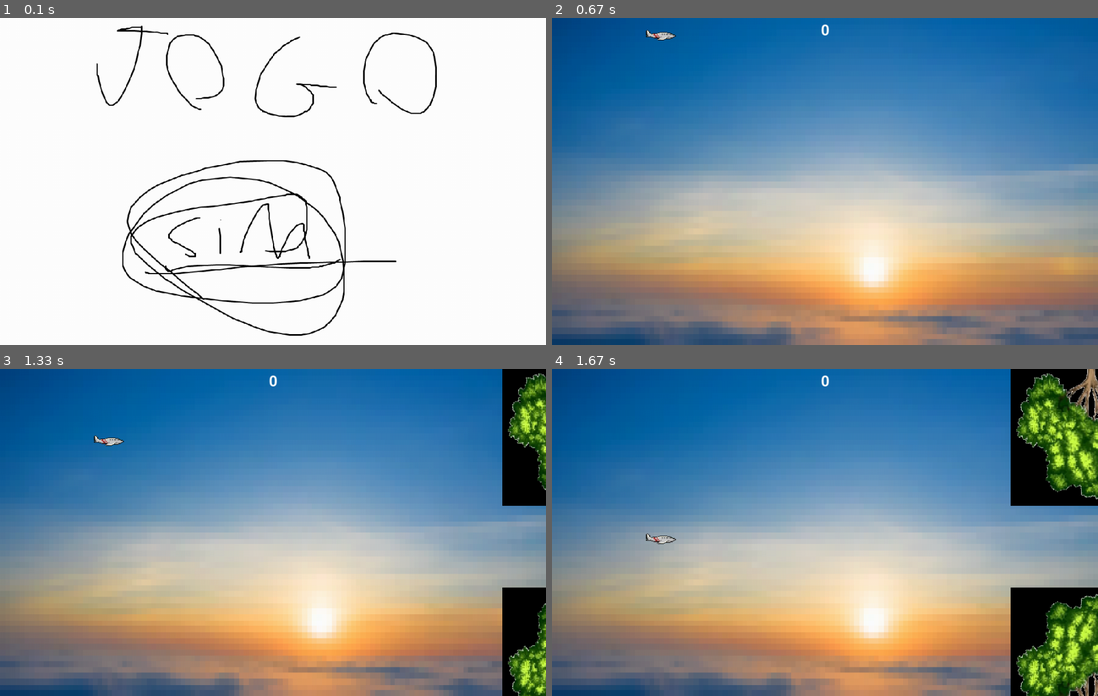
Above: before the commit, frames 1-4 (two rows, left to right).
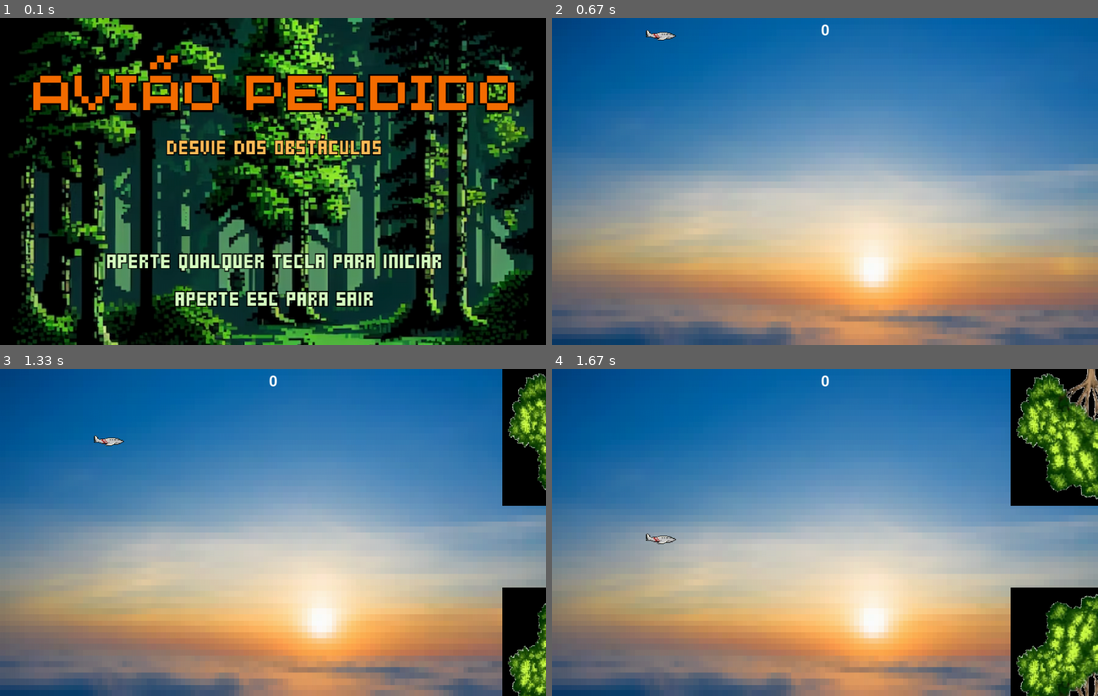
Above: after the commit, the same moments.

Repository: thomaskmk/PyGame
Game: pygame game, started from jogo.py
Two runs of this game, one before a commit and one after it. Both use one fixed random seed, a clock stepped at 60 frames per second and the inputs below.
Inputs:
- Up to frame 1 (0.1 s): no input
- Up to frame 2 (0.67 s): tap Enter at 0.33 s
- Up to frame 3 (1.33 s): hold Up 0.67-1.13 s; hold Down from 1.17 s (still down)
- Up to frame 4 (1.67 s): release Down at 1.63 s

The runs differ from the first frame. In frame 1, 100% of the frame differs, in the area x 0-100%, y 0-100%; in frame 2, nothing differs; in frame 3, nothing differs; in frame 4, nothing differs.

Commit message:
Tela inicial e tela game over

Diff:
--- a/assets.py
+++ b/assets.py
@@ -7,8 +7,8 @@
 pygame.font.init()
 
 assets = {}
-assets['bg2'] = 'assets/imagem/capa.png'
-assets['bg1'] = 'assets/imagem/final.jpg'
+assets['bg2'] = 'assets/imagem/aviao_perdido.png'
+assets['bg1'] = 'assets/imagem/game_over.png'
 assets["aviao"] = "assets/imagem/aviao.png"
 assets["obstaculo"] = "assets/imagem/arvore1_pixel.png"
 assets['objetos'] = ['assets/imagem/objetos/bola8.png', 'assets/imagem/objetos/cadeira.png', 'assets/imagem/objetos/cha …(185 unchanged characters)…
Binary file added: assets/imagem/aviao_perdido.png
Binary file added: assets/imagem/game_over.png
